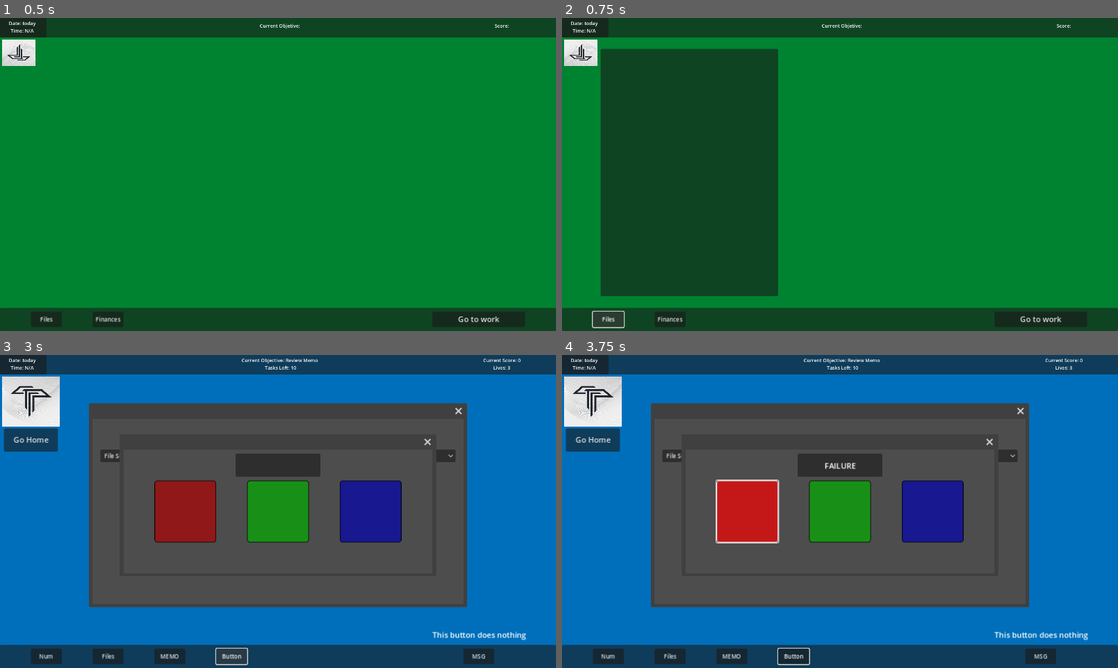
Above: before the commit, frames 1-4 (two rows, left to right).
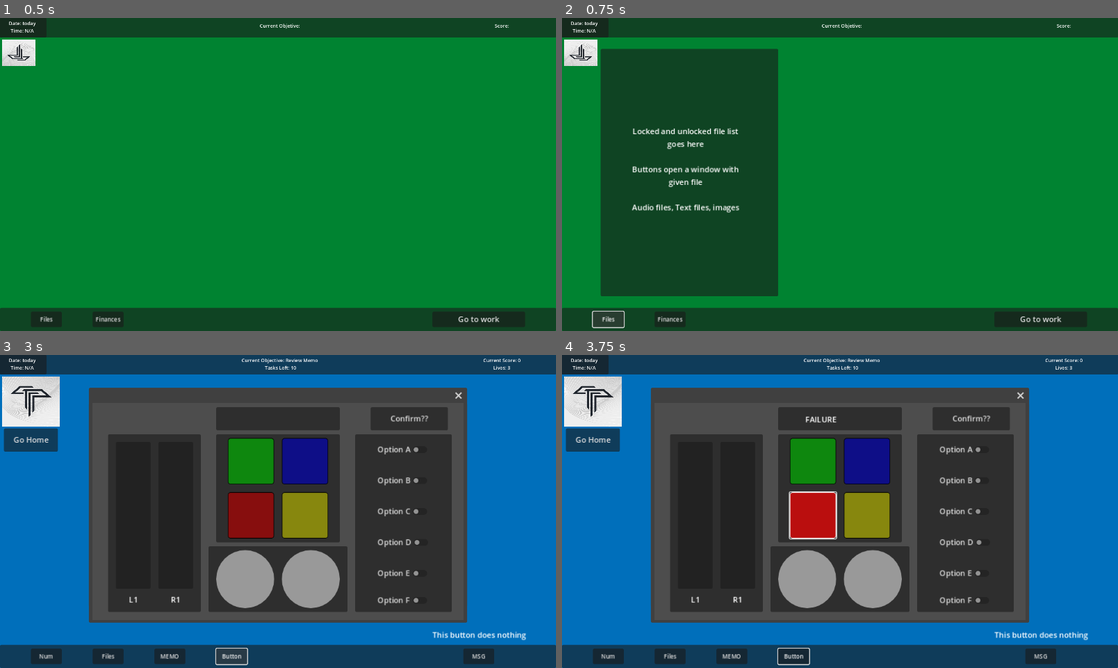
Above: after the commit, the same moments.

Repository: andrewpressman/Operation-OS
Game: Godot game, scene res://Home/HomeDesktop.tscn
Same seed, same stepped clock (60 frames per second), same inputs: the game is played once before the commit and once after it.
Inputs (mouse positions are in pixels of both pictures, inside the frame that each line leads up to; where the layout moved, square brackets give the same spot in the first picture):
- Up to frame 1 (0.5 s): no input
- Up to frame 2 (0.75 s): click "Files" at 0.5 s
- Up to frame 3 (3 s): click "Go to work" at 1.25 s; click "Files" at 2 s; click "Button" at 2.75 s
- Up to frame 4 (3.75 s): click (812, 514) [745, 511] at 3.5 s

Frame 1 is identical in both runs. In frame 2, 0.8% of the frame differs, in the area x 12-32%, y 35-63%; in frame 3, 38%; in frame 4, 38%, in the area x 16-84%, y 10-86%.

Commit message:
increased complexity of buttons window

Diff:
--- /dev/null
+++ b/Home/FilesCLI.gd
@@ -0,0 +1,6 @@
+extends Panel
+
+
+# Called when the node enters the scene tree for the first time.
+func _ready() -> void:
+	pass
--- a/Home/HomeDesktop.tscn
+++ b/Home/HomeDesktop.tscn
@@ -1,8 +1,9 @@
-[gd_scene load_steps=4 format=3 uid="uid://b7ona7h1qsp11"]
+[gd_scene load_steps=5 format=3 uid="uid://b7ona7h1qsp11"]
 
 [ext_resource type="Script" path="res://Home/HomeController.gd" id="1_h8ttb"]
 [ext_resource type="Texture2D" uid="uid://c7ecxux7xtje8" path="res://Assets/Images/TempTorrN.jpg" id="2_83bdw"]
 [ext_resource type="Script" path="res://Home/finances.gd" id="3_qon11"]
+[ext_resource type="Script" path="res://Home/FilesCLI.gd" id="4_x257b"]
 
 [node name="HomeScreen" type="Node2D"]
 script = ExtResource("1_h8ttb")
@@ -217,25 +218,35 @@
 
 [node name="TEMP" type="Label" parent="Finances/Upgrades"]
 layout_mode = 0
-offset_left = 32.0
-offset_top = 8.0
-offset_right = 128.0
+offset_left = 8.0
+offset_top = 8.0
+offset_right = 160.0
 offset_bottom = 248.0
-text = "Upgrade A
-
-Upgrade B
-
-Upgrade C
-
-Upgrade D
-
-Upgrade E"
+text = "Swap upgrades for status imparments that effect gameplay and require extra costs to fix / have positive and negative tradeoffs
+"
+autowrap_mode = 3
 
 [node name="Files" type="Panel" parent="."]
 offset_left = 80.0
 offset_top = 64.0
 offset_right = 448.0
 offset_bottom = 576.0
+script = ExtResource("4_x257b")
+
+[node name="Label" type="Label" parent="Files"]
+layout_mode = 0
+offset_left = 48.0
+offset_top = 64.0
+offset_right = 304.0
+offset_bottom = 440.0
+text = "Locked and unlocked file list goes here
+
+Buttons open a window with given file
+
+Audio files, Text files, images"
+horizontal_alignment = 1
+vertical_alignment = 1
+autowrap_mode = 3
 
 [connection signal="pressed" from="Taskbar/UnlockedFiles" to="." method="FilesButton"]
 [connection signal="pressed" from="Taskbar/Finances" to="." method="FinancesButton"]
--- a/Tasks/Buttons.gd
+++ b/Tasks/Buttons.gd
@@ -1,11 +1,11 @@
 extends Window
+#768, 448
 
 var PressedButton : int
 var TargetButton : int
 
 # Called when the node enters the scene tree for the first time.
 func _ready():
-	$Red.modulate
 	SetTarget()
 
 #close the window
@@ -17,7 +17,7 @@
 	if !GlobalObj.ObjectiveComplete:
 		TargetButton = GlobalObj.TargetButton
 	else:
-		TargetButton = 4
+		TargetButton = 5
 
 #Sends a success when correct button is complete, fail when incorrect
 func MatchButton():
@@ -49,4 +49,8 @@
 	PressedButton = 3
 	MatchButton()
 
+func YellowButton():
+	PressedButton = 4
+	MatchButton()
+
 #175
--- a/Tasks/Buttons.tscn
+++ b/Tasks/Buttons.tscn
@@ -1,8 +1,21 @@
-[gd_scene load_steps=6 format=3 uid="uid://b5wvidfv3nema"]
+[gd_scene load_steps=8 format=3 uid="uid://b5wvidfv3nema"]
 
 [ext_resource type="Script" path="res://Tasks/Buttons.gd" id="1_y6534"]
 [ext_resource type="StyleBox" uid="uid://d03i1mx53io2p" path="res://Assets/StyleBoxes/Buttons.tres" id="2_gfsxd"]
 
+[sub_resource type="StyleBoxFlat" id="StyleBoxFlat_65n1i"]
+bg_color = Color(0.686275, 0.686275, 0, 0.686275)
+border_width_left = 2
+border_width_top = 2
+border_width_right = 2
+border_width_bottom = 2
+border_color = Color(0, 0, 0, 1)
+border_blend = true
+corner_radius_top_left = 5
+corner_radius_top_right = 5
+corner_radius_bottom_right = 5
+corner_radius_bottom_left = 5
+
 [sub_resource type="StyleBoxFlat" id="StyleBoxFlat_dmp8j"]
 bg_color = Color(0.980392, 0, 0, 0.686275)
 border_width_left = 2
@@ -42,40 +55,68 @@
 corner_radius_bottom_right = 5
 corner_radius_bottom_left = 5
 
+[sub_resource type="StyleBoxFlat" id="StyleBoxFlat_s0c3u"]
+corner_radius_top_left = 60
+corner_radius_top_right = 60
+corner_radius_bottom_right = 60
+corner_radius_bottom_left = 60
+
 [node name="Window" type="Window"]
-initial_position = 2
-size = Vector2i(640, 256)
+initial_position = 1
+size = Vector2i(768, 448)
+unresizable = true
 script = ExtResource("1_y6534")
-
-[node name="Red" type="Button" parent="."]
-offset_left = 64.0
+metadata/_edit_lock_ = true
+
+[node name="Confirm" type="Button" parent="."]
+offset_left = 576.0
+offset_top = 8.0
+offset_right = 736.0
+offset_bottom = 56.0
+text = "Confirm??"
+
+[node name="Buttons" type="Panel" parent="."]
+offset_left = 256.0
 offset_top = 64.0
-offset_right = 192.0
-offset_bottom = 192.0
+offset_right = 512.0
+offset_bottom = 288.0
+
+[node name="Yellow" type="Button" parent="Buttons"]
+offset_left = 136.0
+offset_top = 120.0
+offset_right = 232.0
+offset_bottom = 216.0
+theme_override_styles/normal = SubResource("StyleBoxFlat_65n1i")
+
+[node name="Red" type="Button" parent="Buttons"]
+offset_left = 24.0
+offset_top = 120.0
+offset_right = 120.0
+offset_bottom = 216.0
 theme_override_styles/hover = SubResource("StyleBoxFlat_dmp8j")
 theme_override_styles/normal = ExtResource("2_gfsxd")
 
-[node name="Blue" type="Button" parent="."]
-offset_left = 448.0
-offset_top = 64.0
-offset_right = 576.0
-offset_bottom = 192.0
+[node name="Blue" type="Button" parent="Buttons"]
+offset_left = 136.0
+offset_top = 8.0
+offset_right = 232.0
+offset_bottom = 104.0
 theme_override_styles/normal = SubResource("StyleBoxFlat_qow8u")
 
-[node name="Green" type="Button" parent="."]
-offset_left = 256.0
-offset_top = 64.0
-offset_right = 384.0
-offset_bottom = 192.0
-theme_override_styles/normal = SubResource("StyleBoxFlat_65n1i")
+[node name="Green" type="Button" parent="Buttons"]
+offset_left = 24.0
+offset_top = 8.0
+offset_right = 120.0
+offset_bottom = 104.0
+theme_override_styles/normal = SubResource("StyleBoxFlat_na2dj")
 
 [node name="Display" type="Panel" parent="."]
 anchors_preset = 5
 anchor_left = 0.5
 anchor_right = 0.5
-offset_left = -88.0
-offset_top = 8.0
-offset_right = 88.0
+offset_left = -128.0
+offset_top = 8.0
+offset_right = 128.0
 offset_bottom = 56.0
 grow_horizontal = 2
 
@@ -88,7 +129,124 @@
 horizontal_alignment = 1
 vertical_alignment = 1
 
+[node name="Levers" type="Panel" parent="."]
+offset_left = 32.0
+offset_top = 64.0
+offset_right = 224.0
+offset_bottom = 432.0
+
+[node name="Panel" type="Panel" parent="Levers"]
+layout_mode = 0
+offset_left = 16.0
+offset_top = 16.0
+offset_right = 88.0
+offset_bottom = 320.0
+
+[node name="Panel2" type="Panel" parent="Levers"]
+layout_mode = 0
+offset_left = 104.0
+offset_top = 16.0
+offset_right = 176.0
+offset_bottom = 320.0
+
+[node name="Label" type="Label" parent="Levers"]
+layout_mode = 0
+offset_left = 16.0
+offset_top = 328.0
+offset_right = 88.0
+offset_bottom = 359.0
+text = "L1"
+horizontal_alignment = 1
+vertical_alignment = 1
+
+[node name="Label2" type="Label" parent="Levers"]
+layout_mode = 0
+offset_left = 104.0
+offset_top = 328.0
+offset_right = 176.0
+offset_bottom = 359.0
+text = "R1"
+horizontal_alignment = 1
+vertical_alignment = 1
+
+[node name="Dials" type="Panel" parent="."]
+offset_left = 240.0
+offset_top = 296.0
+offset_right = 528.0
+offset_bottom = 432.0
+
+[node name="Panel2" type="Panel" parent="Dials"]
+layout_mode = 0
+offset_left = 152.0
+offset_top = 8.0
+offset_right = 272.0
+offset_bottom = 128.0
+theme_override_styles/panel = SubResource("StyleBoxFlat_s0c3u")
+
+[node name="Panel3" type="Panel" parent="Dials"]
+layout_mode = 0
+offset_left = 16.0
+offset_top = 8.0
+offset_right = 136.0
+offset_bottom = 128.0
+theme_override_styles/panel = SubResource("StyleBoxFlat_s0c3u")
+
+[node name="Switches" type="Panel" parent="."]
+offset_left = 544.0
+offset_top = 64.0
+offset_right = 744.0
+offset_bottom = 432.0
+
+[node name="CheckBox1" type="CheckButton" parent="Switches"]
+layout_mode = 0
+offset_left = 40.0
+offset_top = 16.0
+offset_right = 156.0
+offset_bottom = 47.0
+text = "Option A"
+
+[node name="CheckBox2" type="CheckButton" parent="Switches"]
+layout_mode = 0
+offset_left = 40.0
+offset_top = 80.0
+offset_right = 156.0
+offset_bottom = 111.0
+text = "Option B"
+
+[node name="CheckBox3" type="CheckButton" parent="Switches"]
+layout_mode = 0
+offset_left = 40.0
+offset_top = 144.0
+offset_right = 156.0
+offset_bottom = 175.0
+text = "Option C"
+
+[node name="CheckBox4" type="CheckButton" parent="Switches"]
+layout_mode = 0
+offset_left = 40.0
+offset_top = 208.0
+offset_right = 156.0
+offset_bottom = 239.0
+text = "Option D"
+
+[node name="CheckBox5" type="CheckButton" parent="Switches"]
+layout_mode = 0
+offset_left = 40.0
+offset_top = 272.0
+offset_right = 156.0
+offset_bottom = 303.0
+text = "Option E"
+
+[node name="CheckBox6" type="CheckButton" parent="Switches"]
+layout_mode = 0
+offset_left = 40.0
+offset_top = 328.0
+offset_right = 156.0
+offset_bottom = 359.0
+text = "Option F"
+
 [connection signal="close_requested" from="." to="." method="Kill"]
-[connection signal="pressed" from="Red" to="." method="RedButton"]
-[connection signal="pressed" from="Blue" to="." method="BlueButton"]
-[connection signal="pressed" from="Green" to="." method="GreenButton"]
+[connection signal="pressed" from="Buttons/Yellow" to="." method="GreenButton"]
+[connection signal="pressed" from="Buttons/Red" to="." method="RedButton"]
+[connection signal="pressed" from="Buttons/Blue" to="." method="BlueButton"]
+[connection signal="pressed" from="Buttons/Green" to="." method="GreenButton"]
--- a/Tasks/FileManager.tscn
+++ b/Tasks/FileManager.tscn
@@ -99,6 +99,7 @@
 item_count = 1
 popup/item_0/text = "File Target"
 
+[connection signal="close_requested" from="." to="." method="Kill"]
 [connection signal="timeout" from="Timer" to="." method="TimeDelay"]
 [connection signal="button_down" from="Transfer" to="." method="ButtonDown"]
 [connection signal="button_up" from="Transfer" to="." method="ButtonUp"]
--- a/global_Objectives.gd
+++ b/global_Objectives.gd
@@ -16,7 +16,7 @@
 func GetRandomButton():
 	GlobalVar.CurrentObj = 2
 	ObjectiveComplete = false
-	var random_number = randi() % 3 + 1
+	var random_number = randi_range(1,4)
 	TargetButton = random_number
 	match random_number:
 		1:
@@ -25,6 +25,8 @@
 			ButtonText = "Blue"
 		3:
 			ButtonText = "Green"
+		4:
+			ButtonText = "Yellow"
 
 var FileTransfered : bool
 var FileSource : int
Not shown: 1 places in Tasks/Buttons.tscn that only renumber resources
